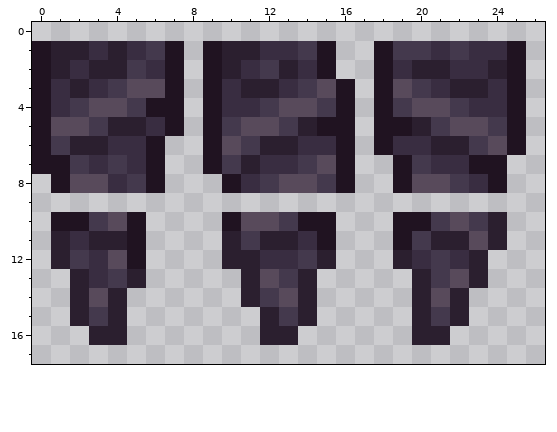
Pixel-art sprite, stored at Resources/Textures/Tiles/Danger/SolidifiedTarStalactite.png. The picture above is the old version.
The file is 54x36 pixels, drawn in blocks of 2x2; one block is one cell here. The old version is drawn lined up with the new one.
The result:
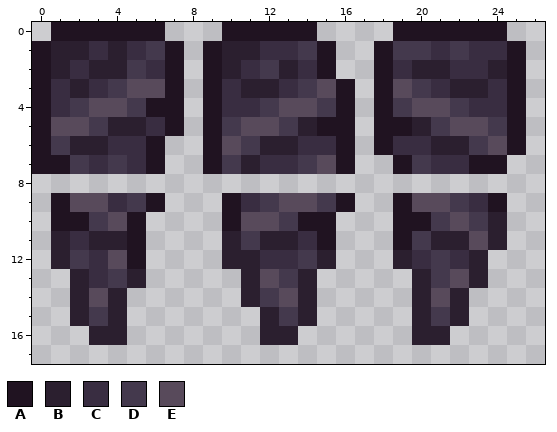
Palette (. is transparent): A #201321  B #2b1f2f  C #392d41  D #44394d  E #584a5b
Change:
whole drawing moved by +0,+1 (the old picture is shown already moved)
y 0: x 1..6 ...... -> AAAAAA; x 10..14 ..... -> AAAAA; x 19..24 ...... -> AAAAAA
y 8: x 1..6 AEECDA -> ......; x 10..16 ACDEEDA -> .......; x 19..24 AEEDCA -> ......
y 9: x 1..6 ...... -> AEECDA; x 10..16 ....... -> ACDEEDA; x 19..24 ...... -> AEEDCA
Changed places in both pictures, as pixel boxes (x1, y1, x2, y2):
added: (51, 22, 317, 41)
added: (393, 22, 507, 41)
changed: (51, 174, 507, 212)
